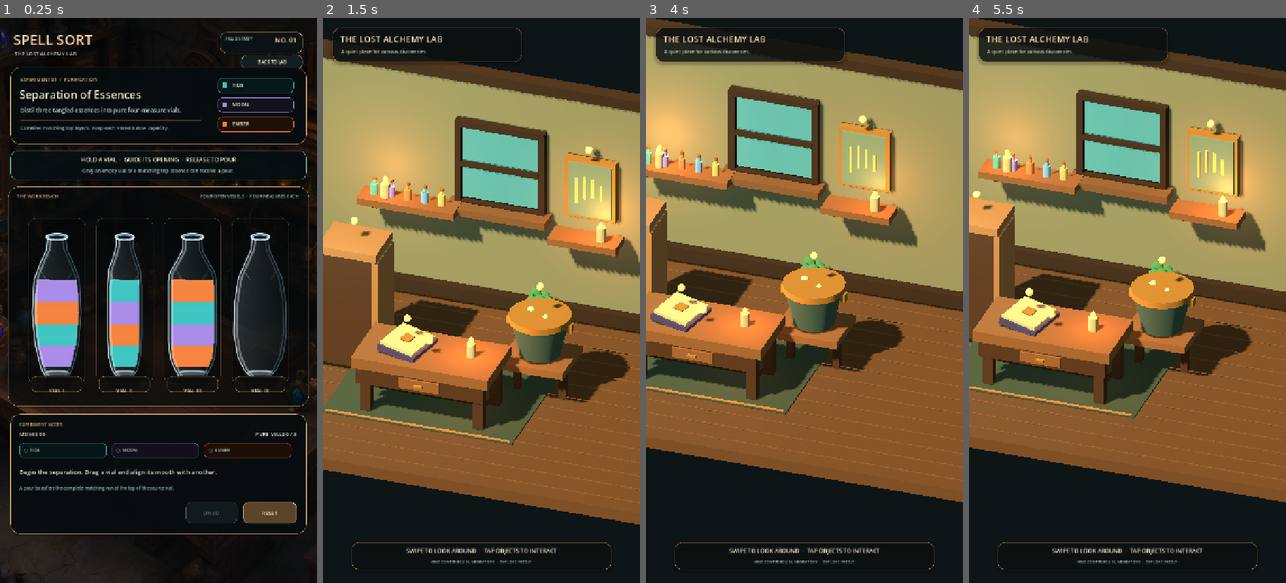
Above: before the commit, frames 1-4 (left to right).
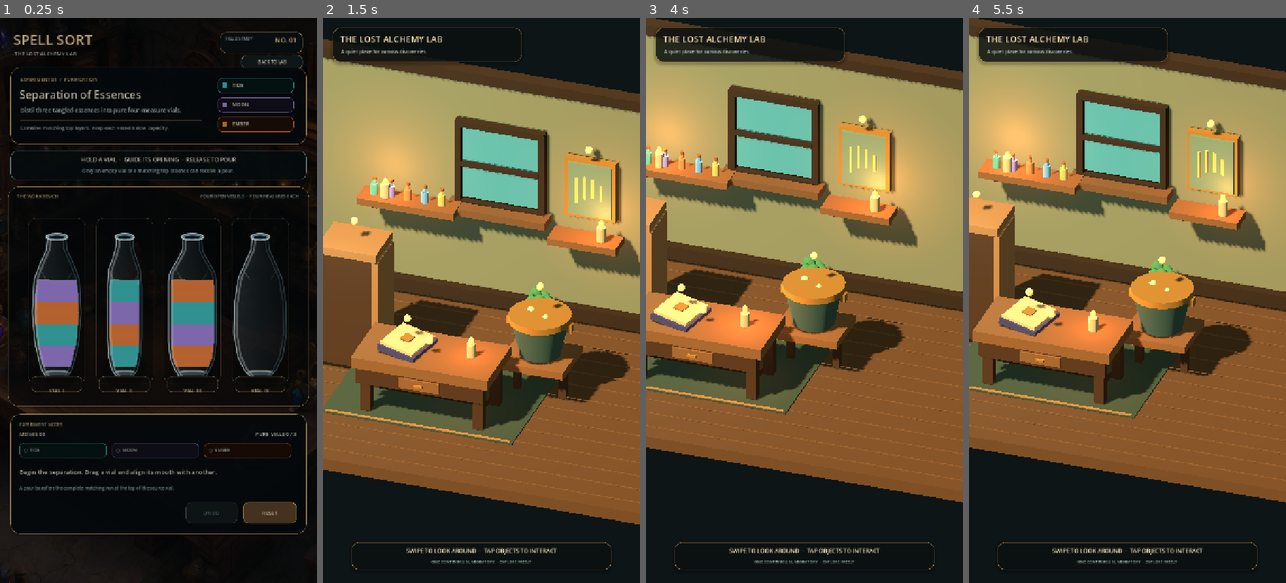
Above: after the commit, the same moments.

Repository: Kryodo/spell-sort-game
Game: Godot game, scene res://scenes/alchemy_interaction_test.tscn
Same seed, same stepped clock (60 frames per second), same inputs: the game is played once before the commit and once after it. This scene is started directly instead of the project's main scene.
Inputs (mouse positions are in pixels of both pictures, inside the frame that each line leads up to):
- Up to frame 1 (0.25 s): no input
- Up to frame 2 (1.5 s): click "BACK TO LAB" at 0.5 s; move the mouse to (551, 272) at 1.27 s; click (551, 272) at 1.42 s
- Up to frame 3 (4 s): drag from (741, 328) to (788, 413) at 2.02 s; move the mouse to (836, 176) at 2.77 s; click (836, 176) at 2.92 s; tap Enter at 3.5 s; drag from (788, 413) to (709, 215) at 3.52 s
- Up to frame 4 (5.5 s): move the mouse to (1222, 385) at 4.27 s; click (1222, 385) at 4.42 s; drag from (1032, 215) to (1079, 159) at 5.02 s

The runs differ from the first frame. In frame 1, 10% of the frame differs, in the area x 0-99%, y 2-92%; in frame 2, less than 0.1%; in frame 3, less than 0.1%; in frame 4, 0.1%.

Commit message:
Fade between the sorting workbench and laboratory hub

Diff:
--- a/scripts/alchemy_interaction_test.gd
+++ b/scripts/alchemy_interaction_test.gd
@@ -62,6 +62,7 @@
 var _stream_highlight: Line2D
 var _stream_drops: Array[Polygon2D] = []
 var _splash_ring: Line2D
+var _transition_overlay: ColorRect
 
 
 func _ready() -> void:
@@ -70,6 +71,7 @@
 	_build_bottles()
 	_build_stream_layers()
 	_reset_test()
+	_build_transition_overlay()
 
 
 func _build_interface() -> void:
@@ -1014,7 +1016,31 @@
 func _return_to_lab() -> void:
 	if _is_animating:
 		return
-	get_tree().change_scene_to_file("res://scenes/lab_room_prototype.tscn")
+	await _transition_to_scene("res://scenes/lab_room_prototype.tscn")
+
+
+func _build_transition_overlay() -> void:
+	var layer := CanvasLayer.new()
+	layer.layer = 100
+	add_child(layer)
+	_transition_overlay = ColorRect.new()
+	_transition_overlay.color = Color.BLACK
+	_transition_overlay.modulate.a = 1.0
+	_transition_overlay.set_anchors_and_offsets_preset(Control.PRESET_FULL_RECT)
+	_transition_overlay.mouse_filter = Control.MOUSE_FILTER_IGNORE
+	layer.add_child(_transition_overlay)
+	var fade_in := create_tween()
+	fade_in.tween_property(_transition_overlay, "modulate:a", 0.0, 0.34)
+
+
+func _transition_to_scene(scene_path: String) -> void:
+	if _transition_overlay == null:
+		get_tree().change_scene_to_file(scene_path)
+		return
+	var fade_out := create_tween()
+	fade_out.tween_property(_transition_overlay, "modulate:a", 1.0, 0.30)
+	await fade_out.finished
+	get_tree().change_scene_to_file(scene_path)
 
 
 func _set_status(value: String) -> void:
